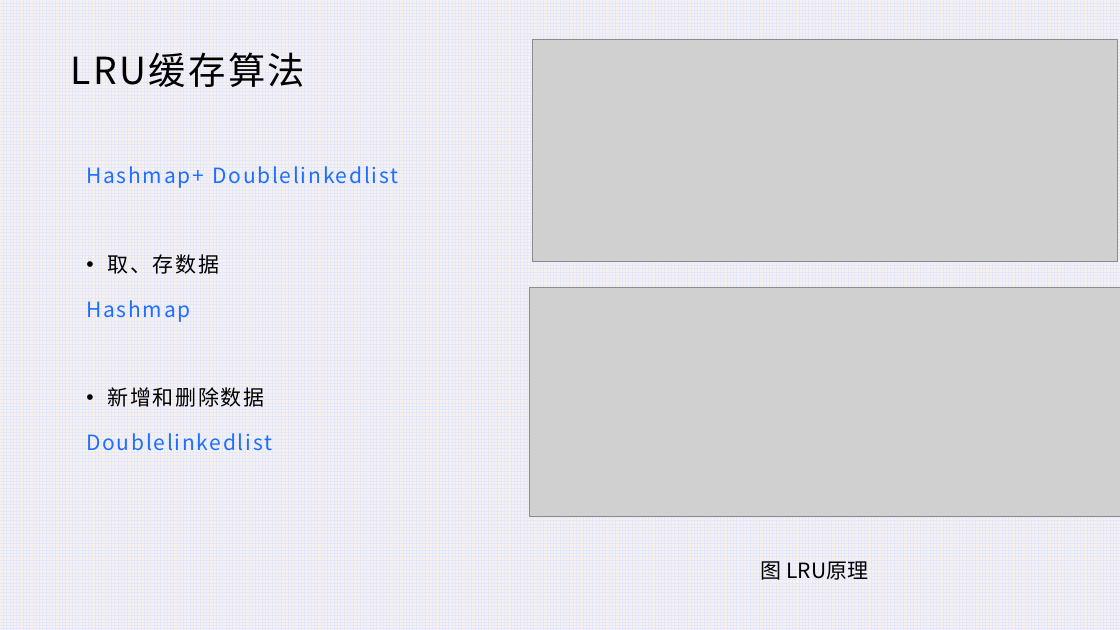
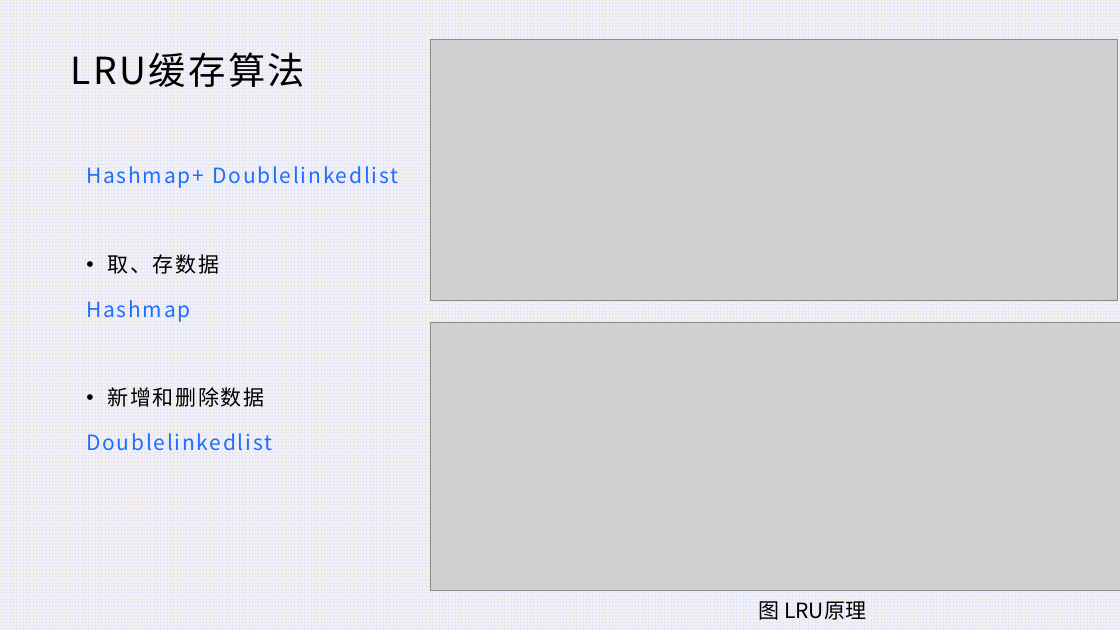
Before and after one commit to Aboriginer/Simple-distributed-cache-system, a slide deck: slide 18 of 报告_v1.0.pptx (slide 17 before the commit). Drawn at 1120x630 pixels with LibreOffice and Linux fonts; fonts in the diff are those of the drawing; grey boxes stand for pictures. Boxes give left, top, right and bottom in pixels: in the first picture for what was removed or moved away, otherwise in the second. Text is boxed around its words. In the diff, an @@ line names an element or a change of style, - is before the commit and + after.

```diff
--- a/报告_v1.0.pptx
+++ b/报告_v1.0.pptx
@@ picture: place and size @@
-picture at [533,39,1117,261]
+picture at [430,39,1117,300]
@@ picture: place and size @@
-picture at [530,287,1120,517]
+picture at [430,323,1120,591]
@@ text "图 LRU原理": place and size @@
-text "图 LRU原理" at [761,561,869,580]
+text "图 LRU原理" at [759,601,866,620]
```
Also in this commit, not shown: 5 other slides changed, 3 slides added, 2 slides removed.
